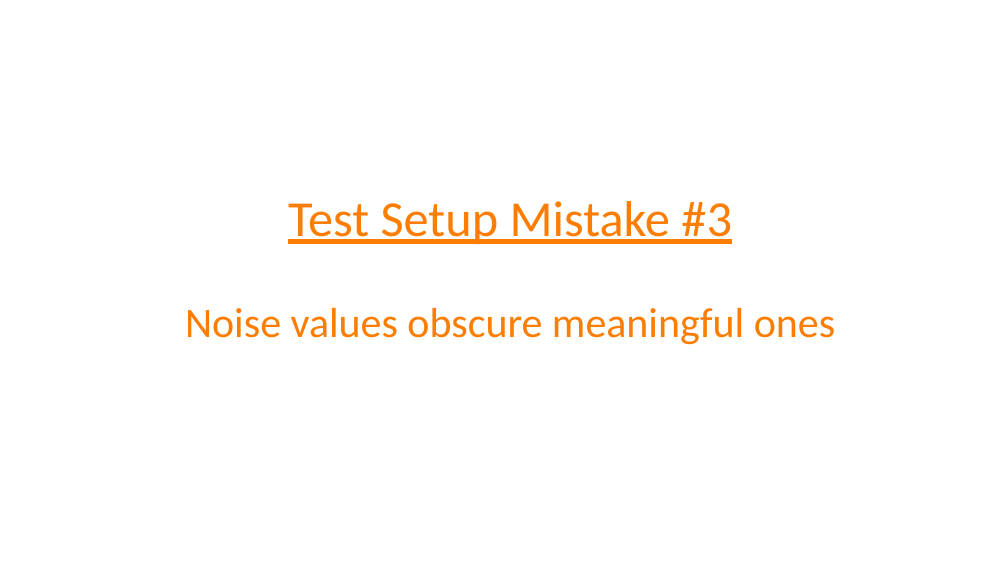
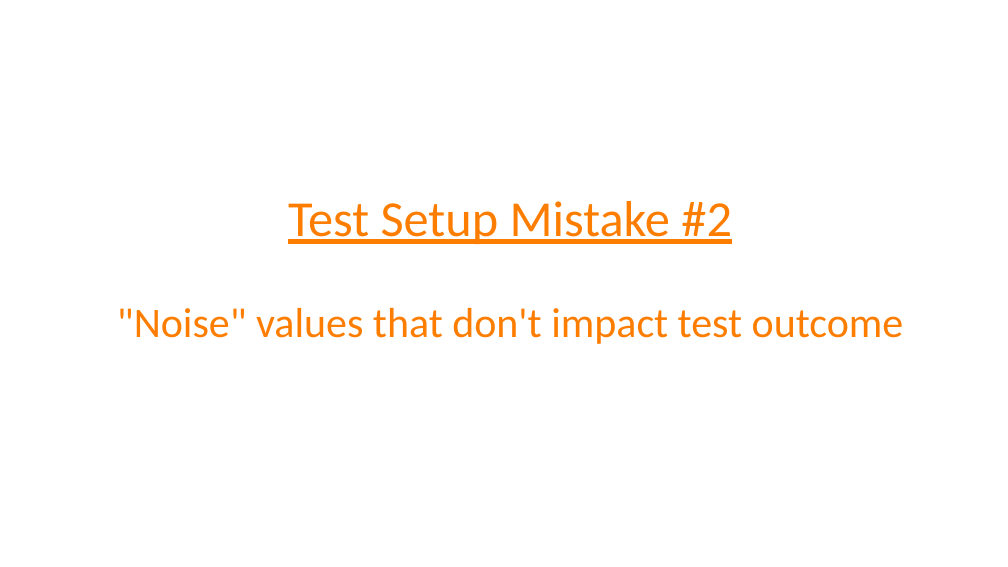
Before and after one commit to spetryjohnson/Talk-Patterns_of_Effective_Test_Setup, a slide deck: slide 33 of POETS - CodeMash 2017.pptx (slide 35 before the commit). Drawn at 1008x567 pixels with LibreOffice and Linux fonts; fonts in the diff are those of the drawing. Boxes give left, top, right and bottom in pixels: in the first picture for what was removed or moved away, otherwise in the second. Text is boxed around its words. In the diff, an @@ line names an element or a change of style, - is before the commit and + after.

```diff
--- a/POETS - CodeMash 2017.pptx
+++ b/POETS - CodeMash 2017.pptx
@@ title at box(117, 201, 904, 344): text changed @@
-Test Setup Mistake #3
-Noise values obscure meaningful ones
+Test Setup Mistake #2
+"Noise" values that don't impact test outcome
```
Also in this commit, not shown: 15 other slides changed, 2 slides added, 2 slides removed, 1 other file.
